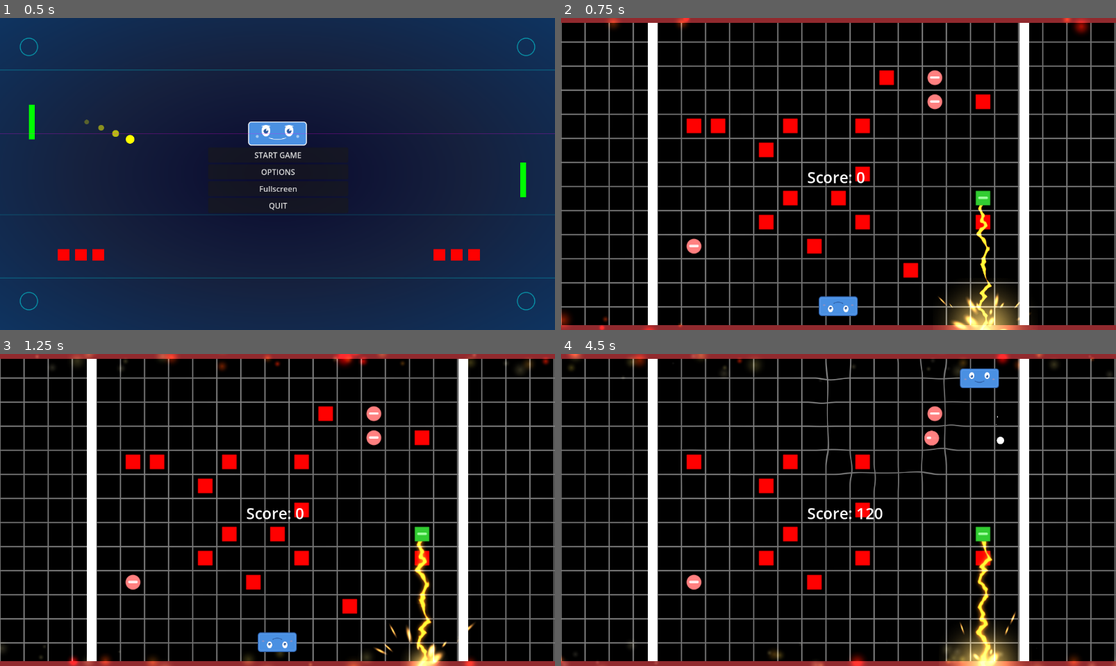
Above: before the commit, frames 1-4 (two rows, left to right).
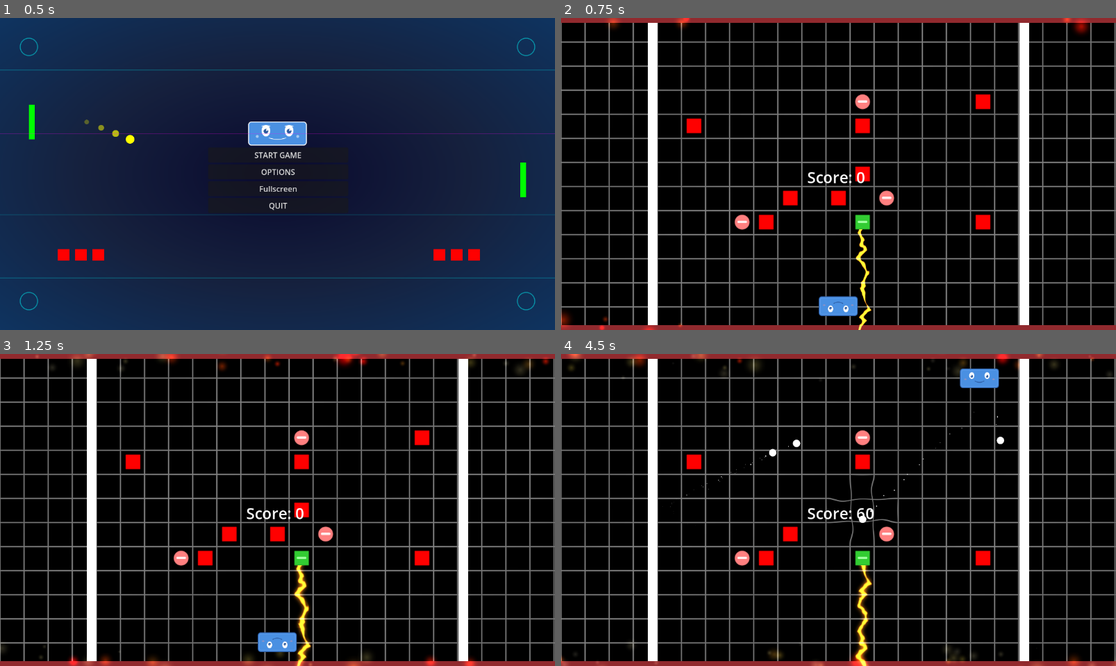
Above: after the commit, the same moments.

Repository: Nicheen/GameJamSummer2025
Game: Godot game, scene res://scenes/menus/main_menu.tscn
Same seed, same stepped clock (60 frames per second), same inputs: the game is played once before the commit and once after it.
Inputs (mouse positions are in pixels of both pictures, inside the frame that each line leads up to):
- Up to frame 1 (0.5 s): no input
- Up to frame 2 (0.75 s): click "START GAME" at 0.5 s
- Up to frame 3 (1.25 s): no input
- Up to frame 4 (4.5 s): tap Enter (ui_accept) at 1.25, 1.52, 2.27, 3.77 s; move the mouse to (960, 494) at 1.27 s; hold D (move_right) 1.28-2.03 s; click (960, 494) at 1.35 s; move the mouse to (727, 525) at 2.02 s; hold S (teleport_down) 2.03-2.78 s; click (727, 525) at 2.1 s; move the mouse to (894, 441) at 2.77 s; hold D (move_right) 2.78-3.53 s; click (894, 441) at 2.85 s; move the mouse to (810, 572) at 3.52 s; hold W (teleport_up) 3.53-4.28 s; click (810, 572) at 3.6 s; move the mouse to (1005, 556) at 4.27 s; hold A (move_left) from 4.28 s (still down); click (1005, 556) at 4.35 s

Frame 1 is identical in both runs. In frame 2, 3.9% of the frame differs, in the area x 22-85%, y 16-100%; in frame 3, 3.4%; in frame 4, 5.2%, in the area x 19-84%, y 1-100%.

Commit message:
boss spaens

Diff:
--- a/gamejamsummer2025/scripts/level_manager.gd
+++ b/gamejamsummer2025/scripts/level_manager.gd
@@ -57,12 +57,12 @@
 	spawn_boss(level)
 
 	# Spawna några vanliga enemies också för att göra det svårare
-	var support_enemies = 3 + (level / 10)  # Fler support enemies för högre boss levels
-	spawn_enemies_for_level(support_enemies)
+	#var support_enemies = 3 + (level / 10)  # Fler support enemies för högre boss levels
+	#spawn_enemies_for_level(support_enemies)
 
 func spawn_normal_level(level: int):
 	# Beräkna antal enemies baserat på level
-	var base_blocks = 15
+	var base_blocks = 8
 	var base_enemies = 3
 	var base_lazer = 1
 
@@ -72,7 +72,7 @@
 	var lazer_count = base_lazer + (level - 1) / 3  # +1 lazer var 3:e level
 
 	# Max gränser
-	blocks_count = min(blocks_count, 40)
+	blocks_count = min(blocks_count, 20)
 	enemies_count = min(enemies_count, 10)
 	lazer_count = min(lazer_count, 5)
 
--- a/gamejamsummer2025/scripts/obj/bosses/boss_1.gd
+++ b/gamejamsummer2025/scripts/obj/bosses/boss_1.gd
@@ -16,8 +16,8 @@
 var original_color: Color
 
 # Signals
-signal block_died(score_points: int)
-signal block_hit(damage: int)
+signal boss_died(score_points: int)
+signal boss_hit(damage: int)
 
 func _ready():
 	# Set up enemy
@@ -65,7 +65,7 @@
 	show_damage_effect()
 
 	# Emit hit signal
-	block_hit.emit(damage)
+	boss_hit.emit(damage)
 
 	# Check if dead
 	if current_health <= 0:
@@ -79,7 +79,7 @@
 	print("Enemy died! Awarding ", score_value, " points")
 
 	# Emit death signal with score
-	block_died.emit(score_value)
+	boss_died.emit(score_value)
 
 	play_death_effect()
 
